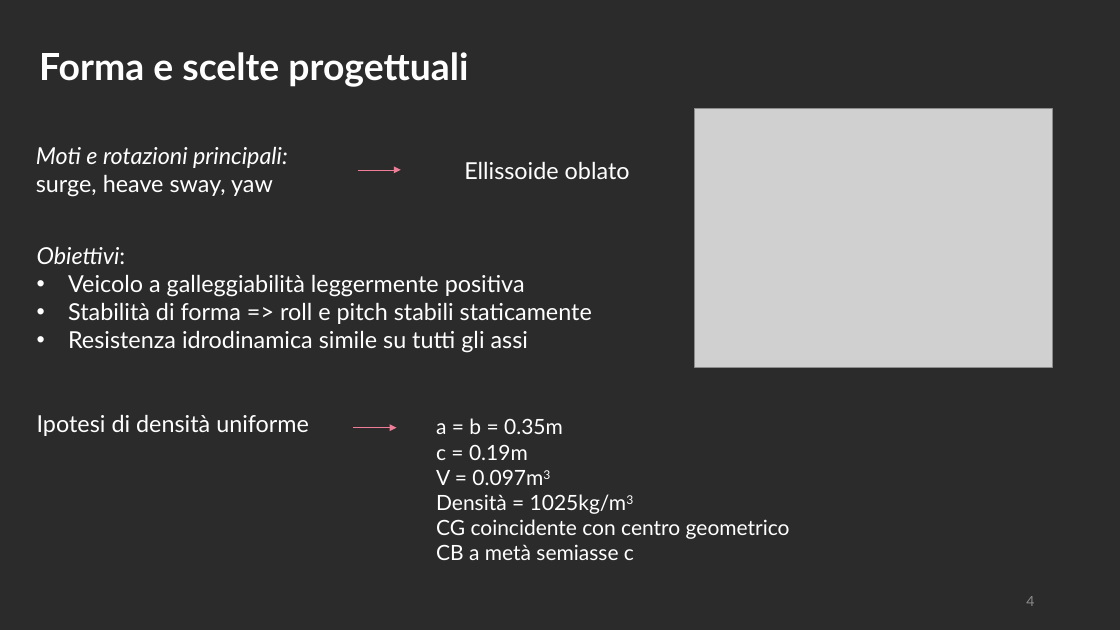
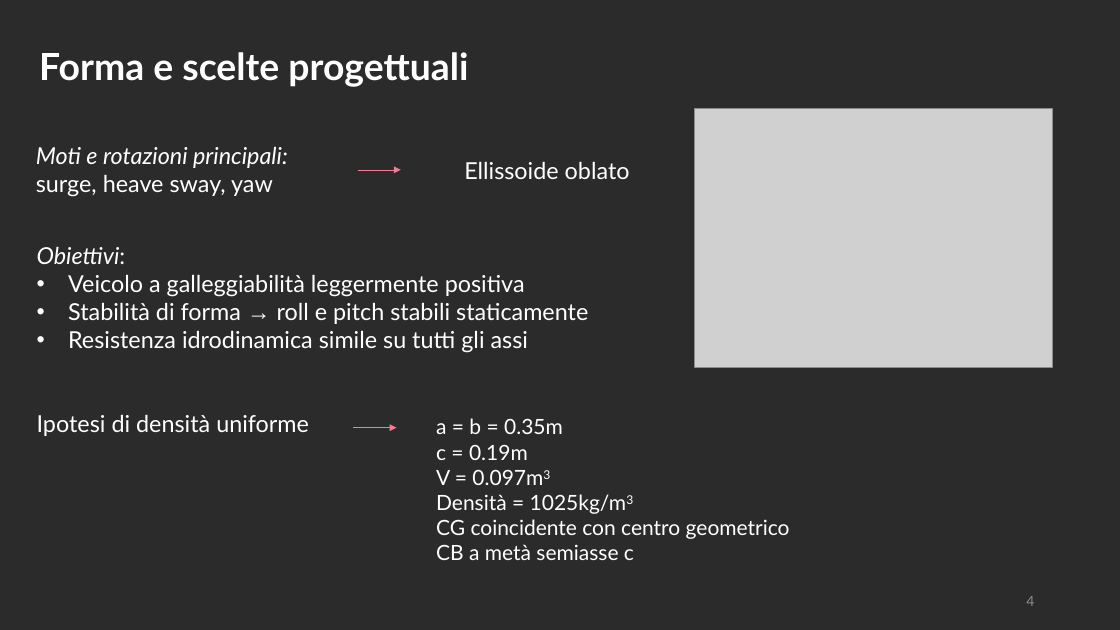
Before and after one commit to polifab/Subacquei_modello, a slide deck: slide 4 of presentazione.pptx. Drawn at 1120x630 pixels with LibreOffice and Linux fonts; fonts in the diff are those of the drawing; grey boxes stand for pictures; background and template pictures are left out; a plain dark background stands for a picture behind light text. Boxes give left, top, right and bottom in pixels: in the first picture for what was removed or moved away, otherwise in the second. Text is boxed around its words. In the diff, an @@ line names an element or a change of style, - is before the commit and + after.

```diff
--- a/presentazione.pptx
+++ b/presentazione.pptx
@@ text at (x1=68, y1=303, x2=588, y2=324): text changed @@
-• Stabilità di forma => roll e pitch stabili staticamente
+• Stabilità di forma → roll e pitch stabili staticamente
```
Also in this commit, not shown: 4 other slides changed, 2 slides added, 2 other files.
